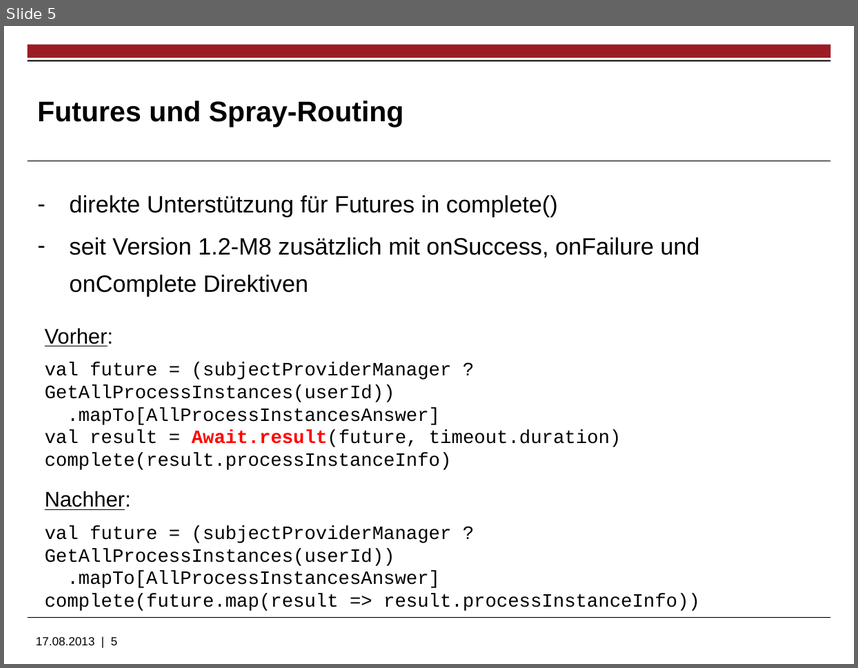
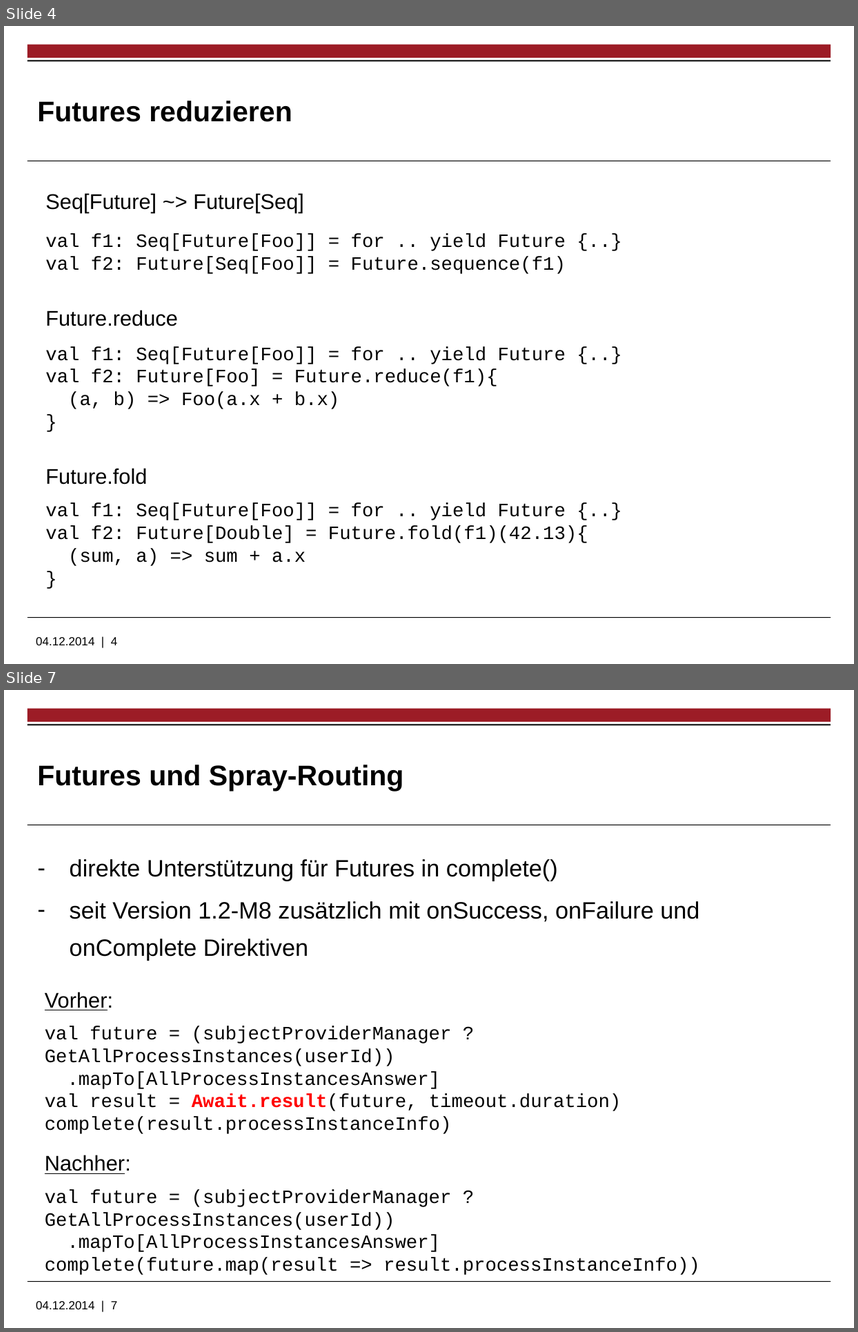
Before and after one commit to LittleCherry722/ServiceHost, a slide deck: Praesentationen/Futures und Routing.pptx. Shown one above the other, each under a label of ours: slide 5 before the commit, slides 4 and 7 after it; the slides between them are not shown. The pictures are 858x668 and 858x1332 pixels, drawn with LibreOffice and Linux fonts; fonts in the diff are those of the drawing; background and template pictures are left out. Boxes give left, top, right and bottom in pixels: in the first picture for what was removed or moved away, otherwise in the second. Text is boxed around its words. In the diff, an @@ line names an element or a change of style, - is before the commit and + after.

Commit message:
Update Future slides

```diff
--- a/Praesentationen/Futures und Routing.pptx
+++ b/Praesentationen/Futures und Routing.pptx
@@ slide 4 added at <box>4,26,854,664</box>, background #FFFFFF; not listed: 5 template elements that a slide beside it also shows @@
@@ title added at <box>37,101,292,122</box>, 24 pt, text #000000, bold @@
+Futures reduzieren
@@ text added at <box>45,193,304,213</box>, 18 pt, text #000000 @@
+Seq[Future] ~> Future[Seq]
@@ text added at <box>45,234,566,274</box>, 16 pt, text #000000 @@
+val f1: Seq[Future[Foo]] = for .. yield Future {..}
+val f2: Future[Seq[Foo]] = Future.sequence(f1)
@@ text added at <box>45,310,178,326</box>, 18 pt, text #000000 @@
+Future.reduce
@@ text added at <box>45,346,566,409</box>, 16 pt, text #000000 @@
+val f1: Seq[Future[Foo]] = for .. yield Future {..}
+val f2: Future[Foo] = Future.reduce(f1){
+(a, b) => Foo(a.x + b.x)
+}
@@ text added at <box>45,468,147,484</box>, 18 pt, text #000000 @@
+Future.fold
@@ text added at <box>45,503,588,566</box>, 16 pt, text #000000 @@
+val f1: Seq[Future[Foo]] = for .. yield Future {..}
+val f2: Future[Double] = Future.fold(f1)(42.13){
+(sum, a) => sum + a.x
+}
@@ what was slide 5 is now slide 7 @@
@@ text at <box>36,1301,118,1309</box>: text changed @@
-17.08.2013 | 5
+04.12.2014 | 7
```
Also in this commit, not shown: 4 slides changed, 1 other slide added, 1 other file.
